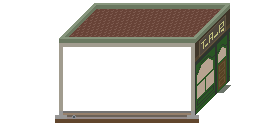
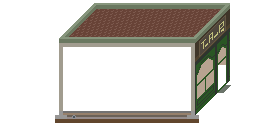
Layer changes from the first (256, 128) image to the second:
painted on "Layer 1" over box(218, 58, 226, 90)
